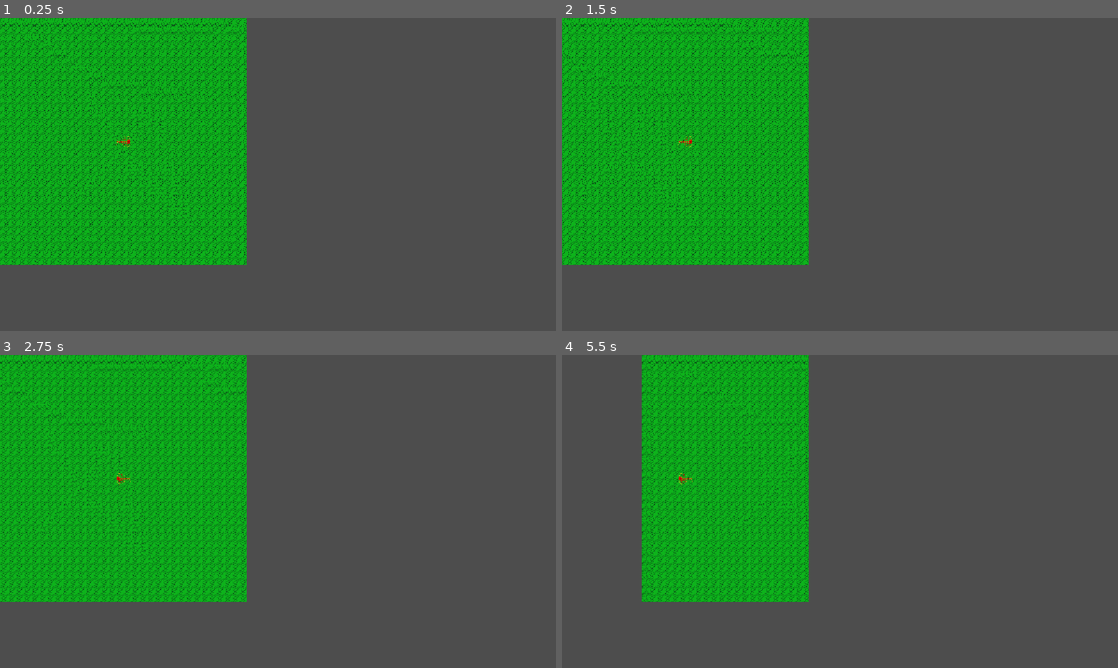
Above: before the commit, frames 1-4 (two rows, left to right).
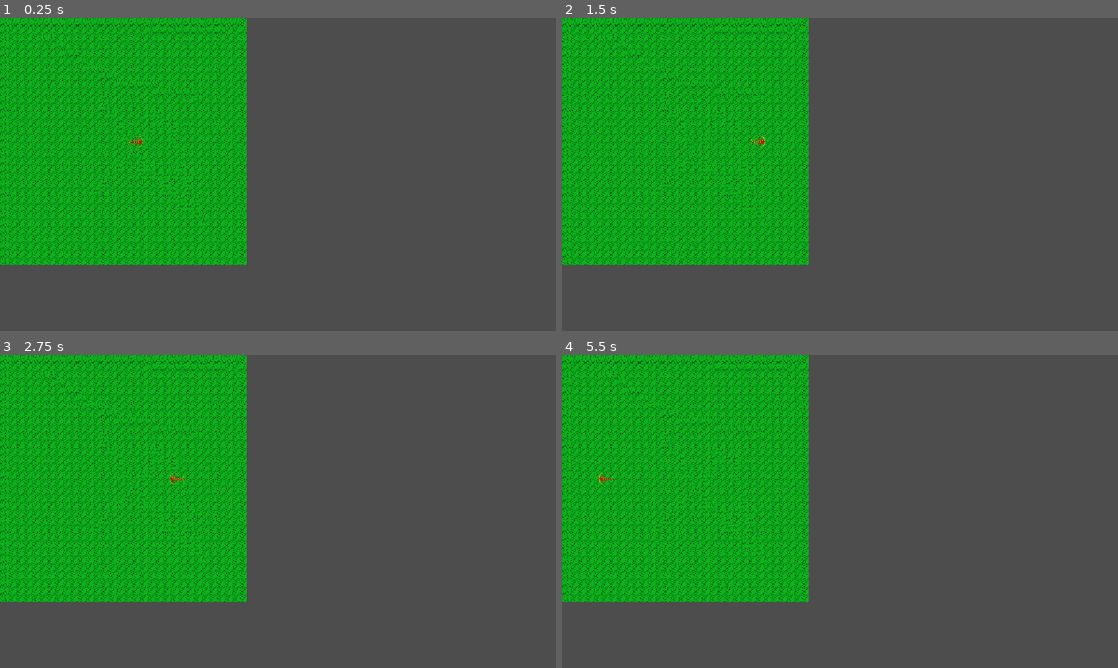
Above: after the commit, the same moments.

Repository: thehiddenspeaker/jam
Game: Godot game, scene res://burnscene.tscn
Two runs of this game, one before a commit and one after it. Both use one fixed random seed, a clock stepped at 60 frames per second and the inputs below. The project has no main scene, so this scene is started directly.
Inputs (mouse positions are in pixels of both pictures, inside the frame that each line leads up to):
- Up to frame 1 (0.25 s): no input
- Up to frame 2 (1.5 s): move the mouse to (962, 158) at 0.52 s; click (962, 158) at 0.67 s; drag from (728, 190) to (812, 237) at 1.27 s
- Up to frame 3 (2.75 s): move the mouse to (333, 442) at 2.02 s; click (333, 442) at 2.17 s
- Up to frame 4 (5.5 s): drag from (812, 574) to (673, 464) at 2.77 s; move the mouse to (1006, 558) at 3.52 s; click (1006, 558) at 3.67 s; drag from (673, 464) to (756, 433) at 4.27 s; move the mouse to (867, 511) at 5.02 s; click (867, 511) at 5.17 s

The runs differ from the first frame. In frame 1, 15% of the frame differs, in the area x 0-45%, y 0-79%; in frame 2, 16%; in frame 3, 14%; in frame 4, 23%.

Commit message:
fixed my evil error

Diff:
--- a/burnscene.tscn
+++ b/burnscene.tscn
@@ -54,10 +54,11 @@
 
 [node name="fireorigin" type="Marker2D" parent="gamearea/SubViewport/world/dragon" unique_id=727517202]
 
-[node name="Camera2D" type="Camera2D" parent="gamearea/SubViewport/world/dragon" unique_id=1232950710]
-
 [node name="effects" type="Node2D" parent="gamearea/SubViewport/world" unique_id=1103000637]
 
 [node name="resources" type="Node2D" parent="gamearea/SubViewport/world" unique_id=2002794111]
 
 [node name="buildings" type="Node2D" parent="gamearea/SubViewport/world" unique_id=1869525427]
+
+[node name="Camera2D" type="Camera2D" parent="gamearea/SubViewport/world" unique_id=1232950710]
+position = Vector2(256, 256)
--- a/project.godot
+++ b/project.godot
@@ -16,7 +16,7 @@
 
 [autoload]
 
-Global="*uid://bjf1mchcaj05d"
+global="*uid://bjf1mchcaj05d"
 
 [display]
 
